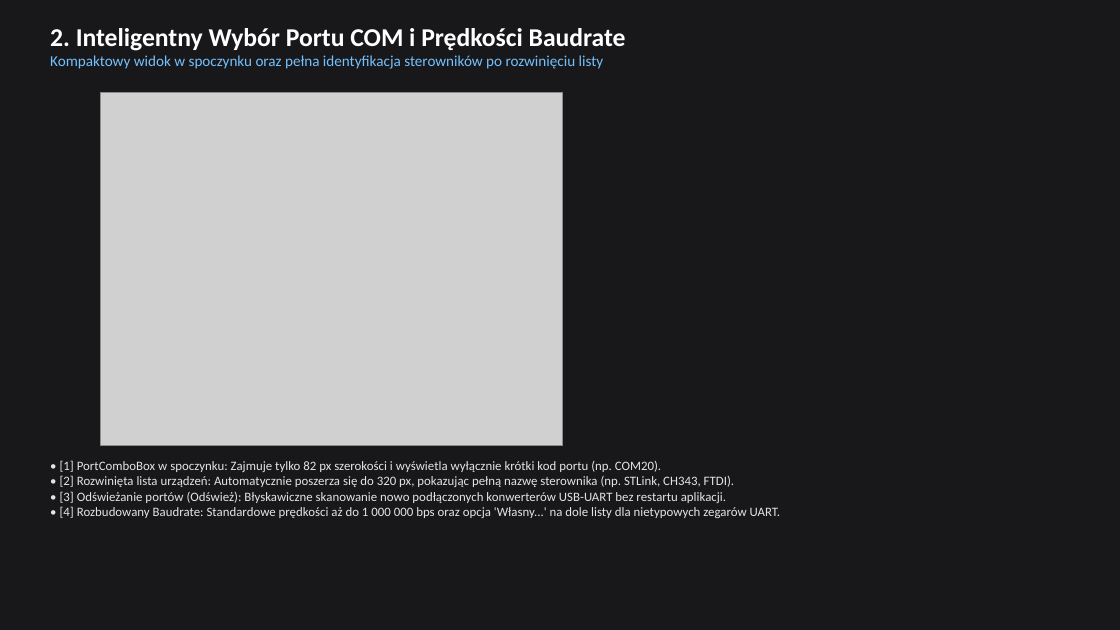
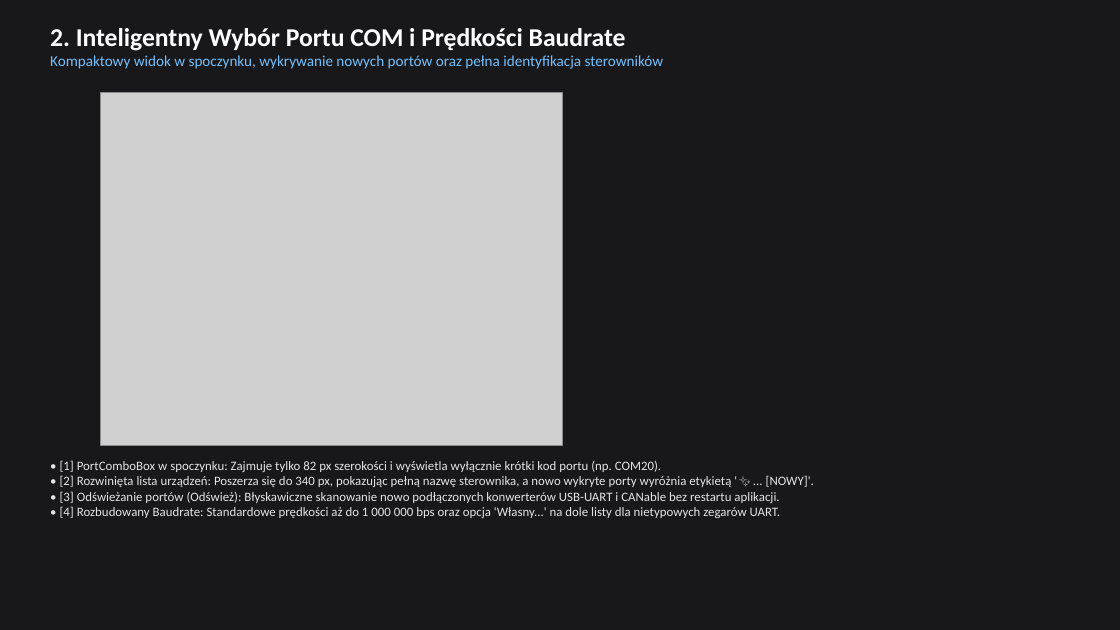
Before and after one commit to hymix/serial_commander, a slide deck: slide 2 of build_docs/Serial_Commander_Prezentacja.pptx. Drawn at 1120x630 pixels with LibreOffice and Linux fonts; fonts in the diff are those of the drawing; grey boxes stand for pictures. Boxes give left, top, right and bottom in pixels: in the first picture for what was removed or moved away, otherwise in the second. Text is boxed around its words. In the diff, an @@ line names an element or a change of style, - is before the commit and + after.

Commit message:
docs: aktualizacja GEMINI.md, INSTRUKCJA.md oraz automatyzacja brakujacych zrzutow w build_docs

```diff
--- a/build_docs/Serial_Commander_Prezentacja.pptx
+++ b/build_docs/Serial_Commander_Prezentacja.pptx
@@ text at (50,55,663,69): text changed @@
-Kompaktowy widok w spoczynku oraz pełna identyfikacja sterowników po rozwinięciu listy
+Kompaktowy widok w spoczynku, wykrywanie nowych portów oraz pełna identyfikacja sterowników
@@ text at (60,475,814,503): text changed @@
-• [2] Rozwinięta lista urządzeń: Automatycznie poszerza się do 320 px, pokazując pełną nazwę sterownika (np. STLink, CH343, FTDI).
-• [3] Odświeżanie portów (Odśwież): Błyskawiczne skanowanie nowo podłączonych konwerterów USB-UART bez restartu aplikacji.
+• [2] Rozwinięta lista urządzeń: Poszerza się do 340 px, pokazując pełną nazwę sterownika, a nowo wykryte porty wyróżnia etykietą '✨ ... [NOWY]'.
+• [3] Odświeżanie portów (Odśwież): Błyskawiczne skanowanie nowo podłączonych konwerterów USB-UART i CANable bez restartu aplikacji.
```
Also in this commit, not shown: 1 other slide changed, 1 slide added, 7 other files.
